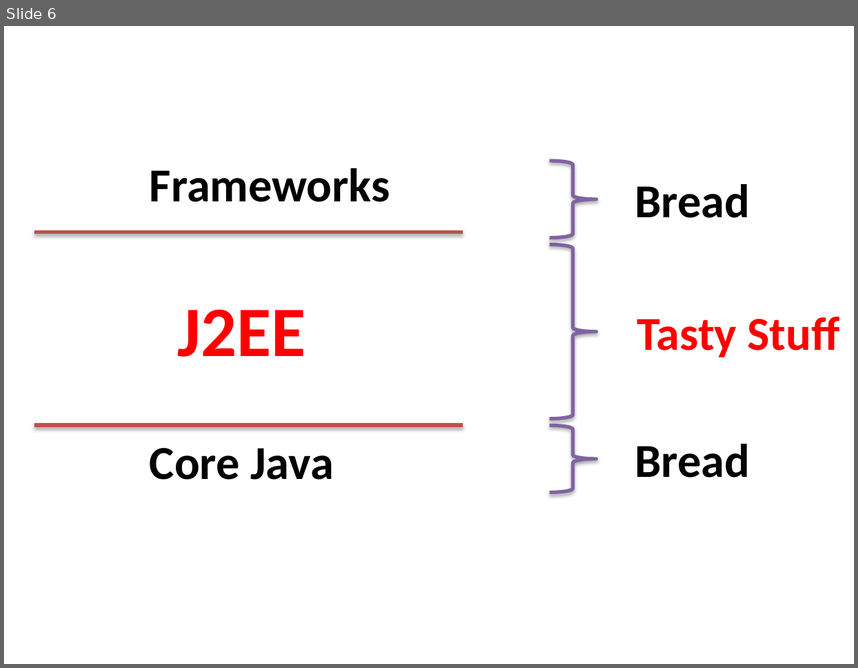
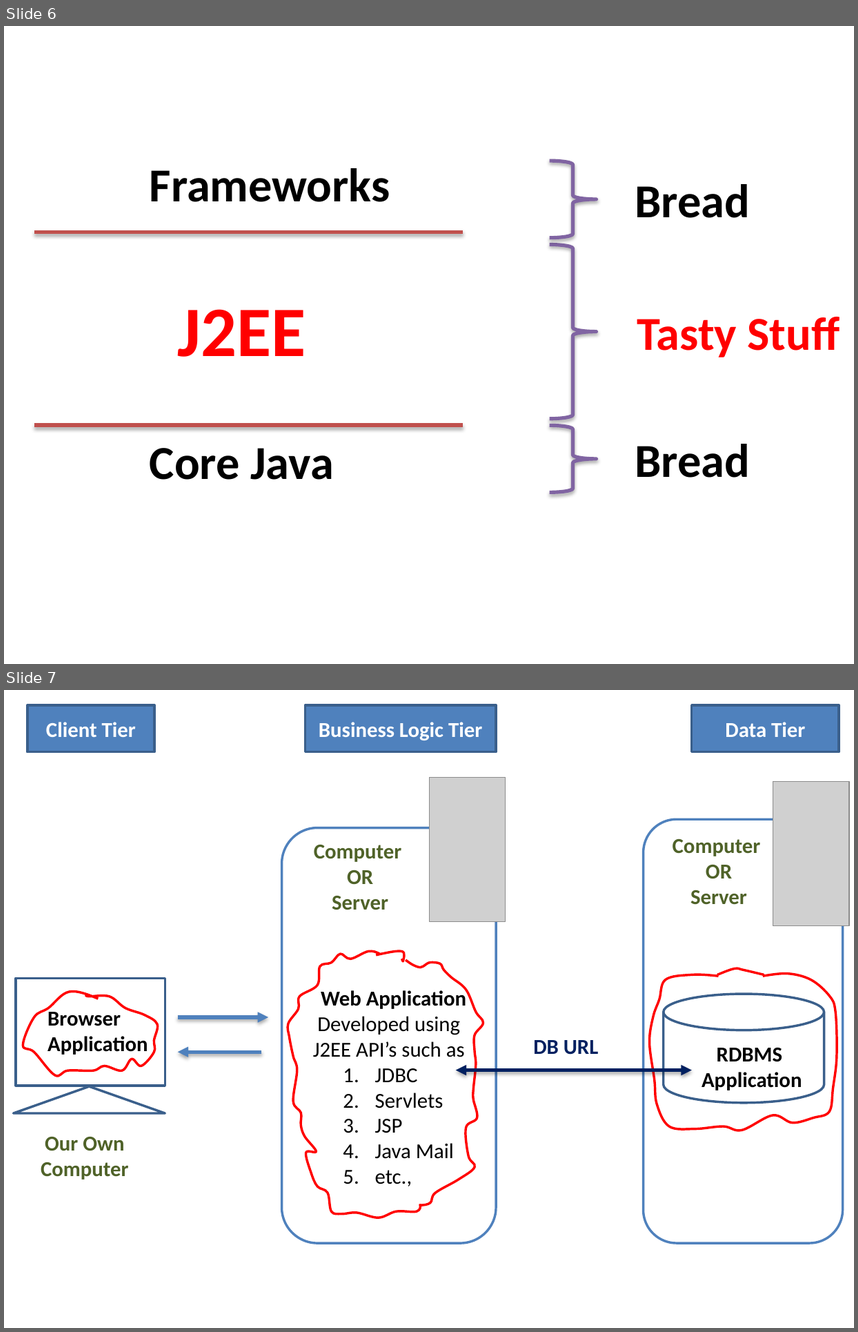
Before and after one commit to avinashv411/For-Class, a slide deck: 11. Others/A. PPTs/J2EE Introduction.pptx. Shown one above the other, each under a label of ours: slide 6 before the commit, slides 6 and 7 after it. The pictures are 858x668 and 858x1332 pixels, drawn with LibreOffice and Linux fonts; fonts in the diff are those of the drawing; grey boxes stand for pictures. Boxes give left, top, right and bottom in pixels: in the first picture for what was removed or moved away, otherwise in the second. Text is boxed around its words. In the diff, an @@ line names an element or a change of style, - is before the commit and + after.

```diff
--- a/11. Others/A. PPTs/J2EE Introduction.pptx
+++ b/11. Others/A. PPTs/J2EE Introduction.pptx
@@ slide 7 added at <box>4,690,854,1328</box>, background #FFFFFF @@
@@ rectangle added at <box>27,705,155,752</box>, fill #4F81BD, outline #3A5F8C 2 pt, 18 pt, text #FFFFFF, bold @@
+Client Tier
@@ rectangle added at <box>305,705,495,752</box>, fill #4F81BD, outline #3A5F8C 2 pt, 18 pt, text #FFFFFF, bold @@
+Business Logic Tier
@@ rectangle added at <box>692,705,839,752</box>, fill #4F81BD, outline #3A5F8C 2 pt, 18 pt, text #FFFFFF, bold @@
+Data Tier
@@ picture added at <box>429,777,506,921</box> @@
@@ picture added at <box>773,782,850,926</box> @@
@@ rounded rectangle added at <box>282,828,496,1243</box>, fill #FFFFFF, outline #4F81BD 2 pt, 18 pt, text #000000 @@
+Web Application Developed using J2EE API’s such as
+  1. JDBC
+  2. Servlets
+  3. JSP
+  4. Java Mail
+  5. etc.,
@@ rounded rectangle added at <box>643,819,843,1243</box>, fill #FFFFFF, outline #4F81BD 2 pt @@
@@ text added at <box>314,845,402,910</box>, 18 pt, text #4F6228, bold @@
+Computer
+OR
+Server
@@ text added at <box>673,839,761,905</box>, 18 pt, text #4F6228, bold @@
+Computer
+OR
+Server
@@ freeform shape added at <box>288,951,421,1217</box>, outline #FF0000 2 pt @@
@@ freeform shape added at <box>377,951,404,961</box>, outline #FF0000 2 pt @@
@@ rectangle added at <box>16,978,165,1085</box>, outline #3A5F8C 2 pt @@
@@ freeform shape added at <box>406,960,483,1204</box>, outline #FF0000 2 pt @@
@@ freeform shape added at <box>649,973,836,1130</box>, outline #FF0000 2 pt @@
@@ freeform shape added at <box>717,968,764,975</box>, outline #FF0000 2 pt @@
@@ freeform shape added at <box>23,991,157,1075</box>, outline #FF0000 2 pt @@
@@ cylinder added at <box>664,994,824,1103</box>, outline #3A5F8C 2 pt @@
@@ text added at <box>47,1008,148,1054</box>, 18 pt, text #000000, bold @@
+Browser
+Application
@@ arrow added from (177, 1017) to (268, 1017), #4F81BD 3 pt @@
@@ text added at <box>533,1040,598,1054</box>, 18 pt, text #002060, bold @@
+DB URL
@@ arrow added from (261, 1052) to (177, 1052), #4F81BD 3 pt @@
@@ text added at <box>702,1047,802,1090</box>, 18 pt, text #000000, bold @@
+RDBMS
+Application
@@ double arrow added from (455, 1070) to (692, 1070), #002060 3 pt @@
@@ triangle added at <box>14,1086,165,1114</box>, outline #3A5F8C 2 pt @@
@@ text added at <box>41,1136,129,1179</box>, 18 pt, text #4F6228, bold @@
+Our Own
+Computer
```
Also in this commit, not shown: 1 other slide added, 6 other files.
